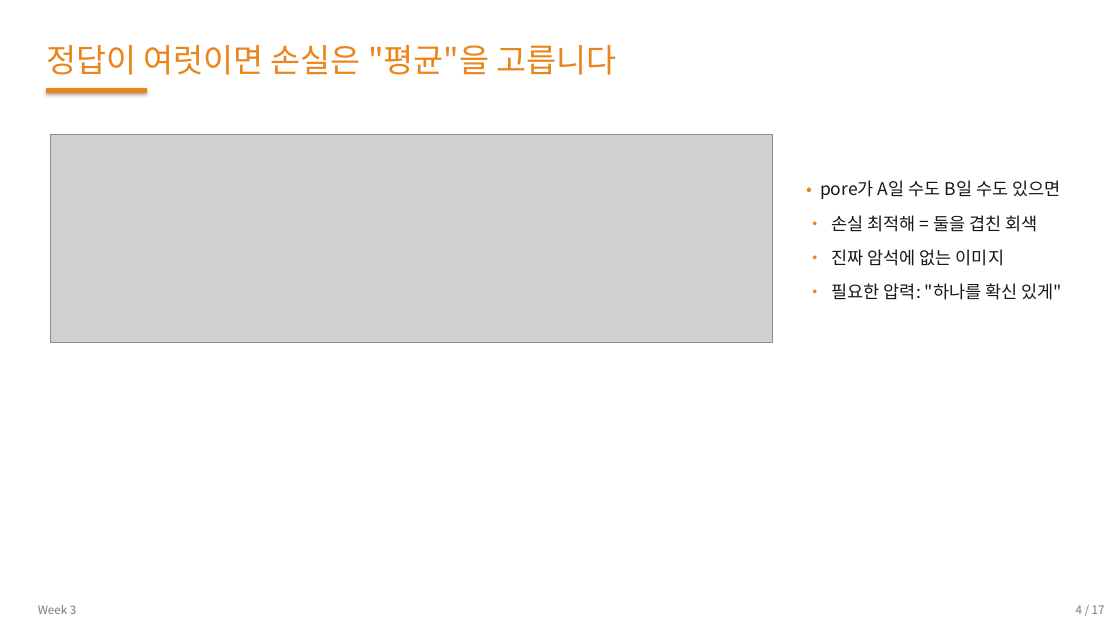
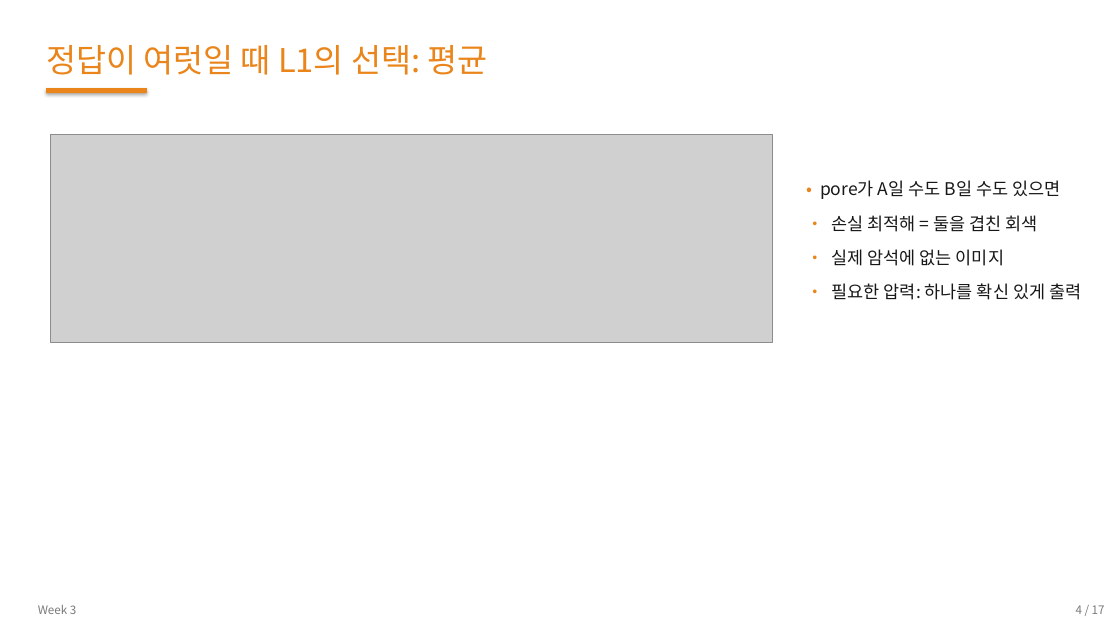
Before and after one commit to 01willy/Digital_rock_DL_Education, a slide deck: slide 4 of web/downloads/shared/w3/W3.pptx. Drawn at 1120x630 pixels with LibreOffice and Linux fonts; fonts in the diff are those of the drawing; grey boxes stand for pictures. Boxes give left, top, right and bottom in pixels: in the first picture for what was removed or moved away, otherwise in the second. Text is boxed around its words. In the diff, an @@ line names an element or a change of style, - is before the commit and + after.

```diff
--- a/web/downloads/shared/w3/W3.pptx
+++ b/web/downloads/shared/w3/W3.pptx
@@ text at <box>46,45,488,75</box>: text changed @@
-정답이 여럿이면 손실은 "평균"을 고릅니다
+정답이 여럿일 때 L1의 선택: 평균
@@ text at <box>832,249,1081,300</box>: text changed @@
-• 진짜 암석에 없는 이미지
-• 필요한 압력: "하나를 확신 있게"
+• 실제 암석에 없는 이미지
+• 필요한 압력: 하나를 확신 있게 출력
```
Also in this commit, not shown: 15 other slides changed, 13 other files.
